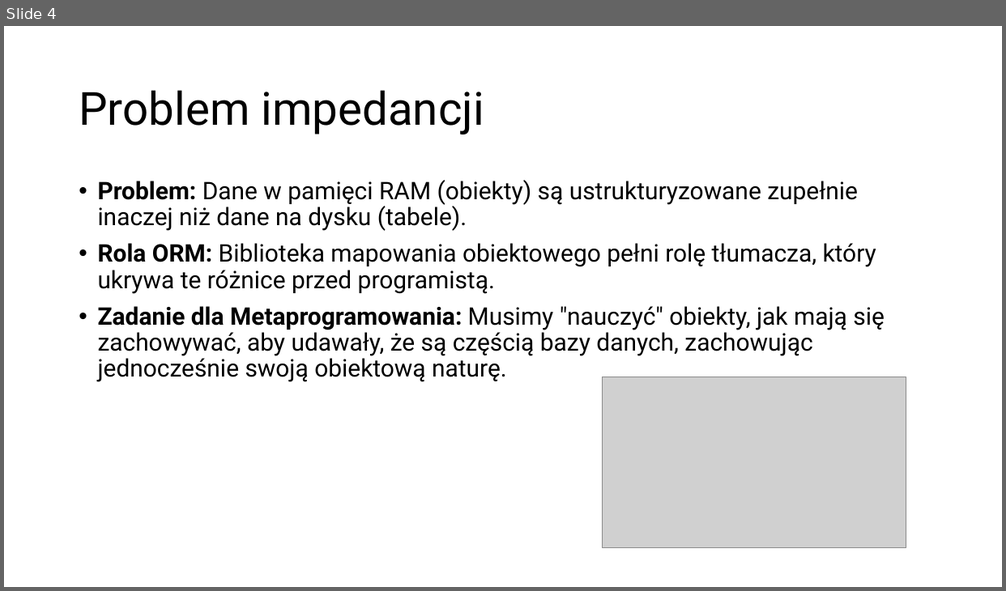
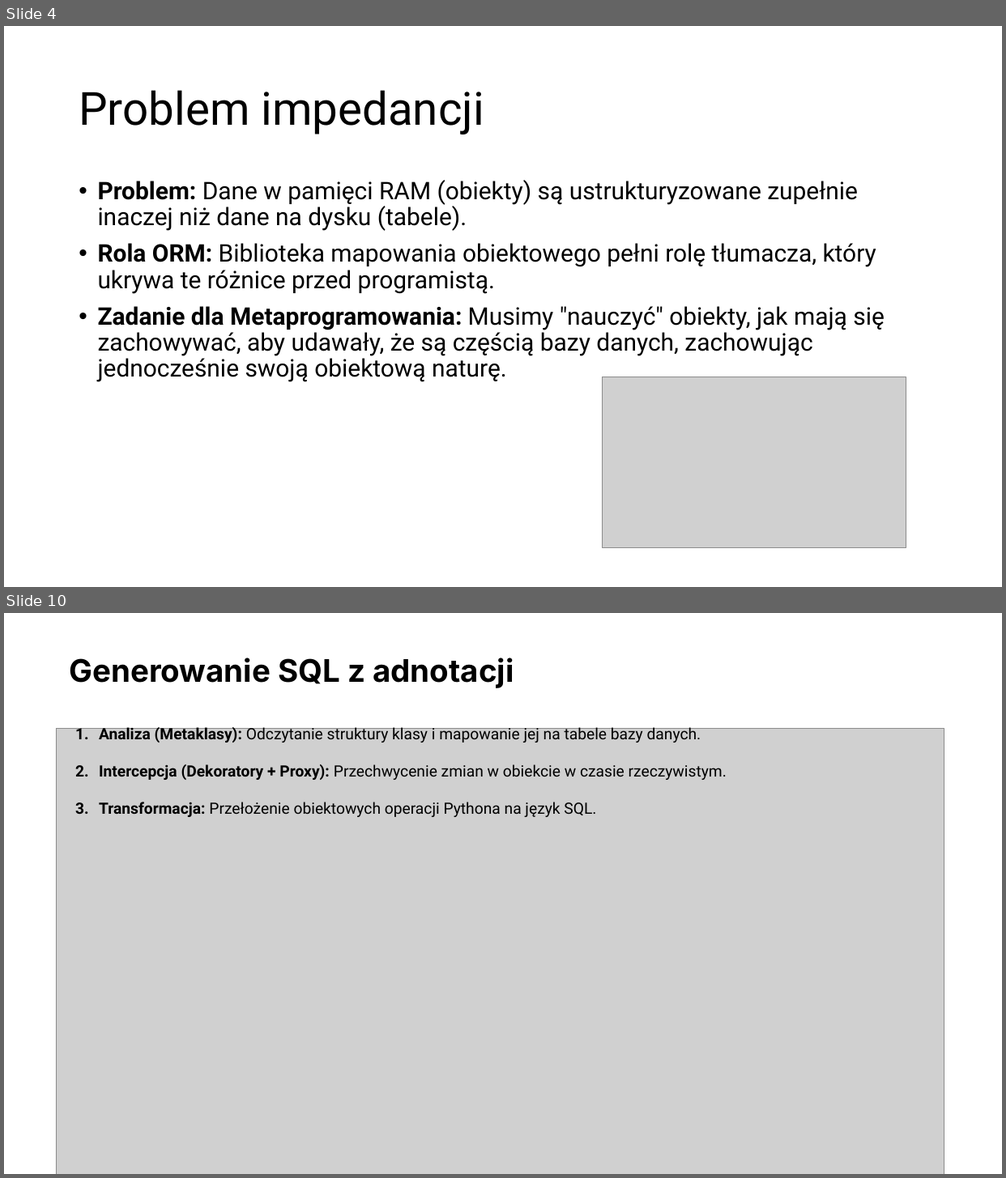
Before and after one commit to KabaKG/JPWP_ORM, a slide deck: ORM.pptx. Shown one above the other, each under a label of ours: slide 4 before the commit, slides 4 and 10 after it; the slides between them are not shown. The pictures are 1006x591 and 1006x1178 pixels, drawn with LibreOffice and Linux fonts; fonts in the diff are those of the drawing; grey boxes stand for pictures. Boxes give left, top, right and bottom in pixels: in the first picture for what was removed or moved away, otherwise in the second. Text is boxed around its words. In the diff, an @@ line names an element or a change of style, - is before the commit and + after.

```diff
--- a/ORM.pptx
+++ b/ORM.pptx
@@ slide 10 added at <box>4,613,1002,1174</box>, background #FFFFFF @@
@@ text added at <box>70,658,513,688</box>, 36 pt, text #000000, bold @@
+Generowanie SQL z adnotacji
@@ picture added at <box>57,729,944,1174</box> @@
@@ text added at <box>99,725,727,817</box>, 18 pt, text #000000 @@
+1. Analiza (Metaklasy): Odczytanie struktury klasy i mapowanie jej na tabele bazy danych.
+2. Intercepcja (Dekoratory + Proxy): Przechwycenie zmian w obiekcie w czasie rzeczywistym.
+3. Transformacja: Przełożenie obiektowych operacji Pythona na język SQL.
```
Also in this commit, not shown: 6 slides changed, 5 other slides added, 2 slides removed, 1 other file.
